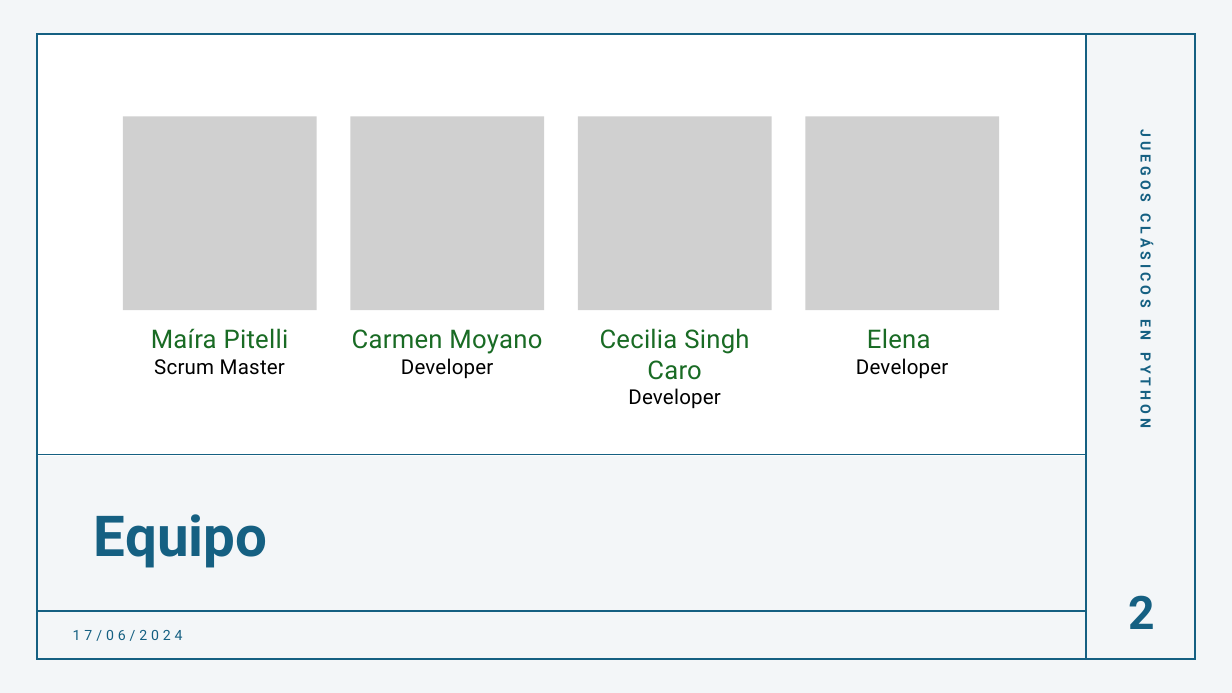
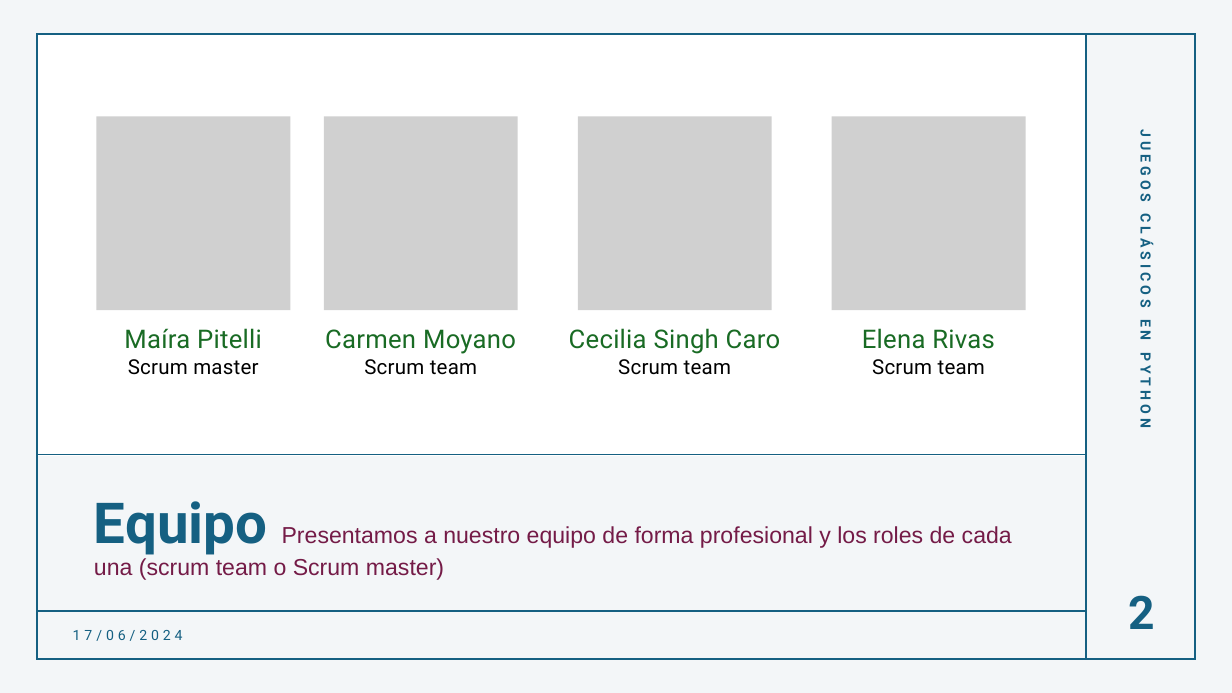
Before and after one commit to MaPitelli/proyecto-da-promo-i-modulo-1-team-2, a slide deck: slide 2 of Demo_2 Scrum.pptx (slide 10 before the commit). Drawn at 1232x693 pixels with LibreOffice and Linux fonts; fonts in the diff are those of the drawing; grey boxes stand for pictures. Boxes give left, top, right and bottom in pixels: in the first picture for what was removed or moved away, otherwise in the second. Text is boxed around its words. In the diff, an @@ line names an element or a change of style, - is before the commit and + after.

```diff
--- a/Demo_2 Scrum.pptx
+++ b/Demo_2 Scrum.pptx
@@ picture: place and size @@
-picture at [123,116,317,311]
+picture at [96,116,290,311]
@@ picture: place and size @@
-picture at [350,116,544,311]
+picture at [324,116,518,311]
@@ picture: place and size @@
-picture at [806,116,1000,311]
+picture at [832,116,1026,311]
@@ text at [124,328,444,580]: text changed @@
-Maíra Pitelli
-Scrum Master
+Maíra Pitelli
+Scrum master
@@ text at [325,329,516,375]: text changed @@
-Carmen Moyano
-Developer
+Carmen Moyano
+Scrum team
@@ text at [569,328,781,375]: text changed @@
-Cecilia Singh Caro
-Developer
+Cecilia Singh Caro
+Scrum team
@@ text at [862,328,995,375]: text changed; size 16 to 20 pt; text colour #000000 to #196B24 @@
-Elena
-Developer
+Elena Rivas
+Scrum team
@@ title at [94,501,1012,580]: text changed; size 44 to 18 pt; font Roboto to Arial; text colour #156082 to #741B47; bold off @@
-Equipo
+Equipo Presentamos a nuestro equipo de forma profesional y los roles de cada una (scrum team o Scrum master)
```
Also in this commit, not shown: 5 other slides changed.
